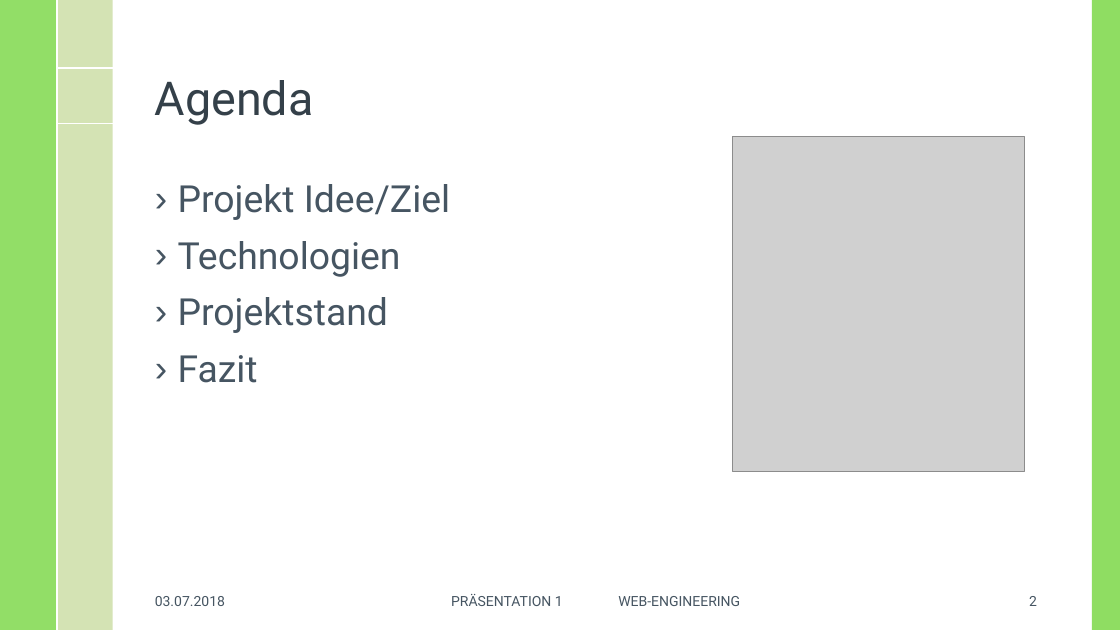
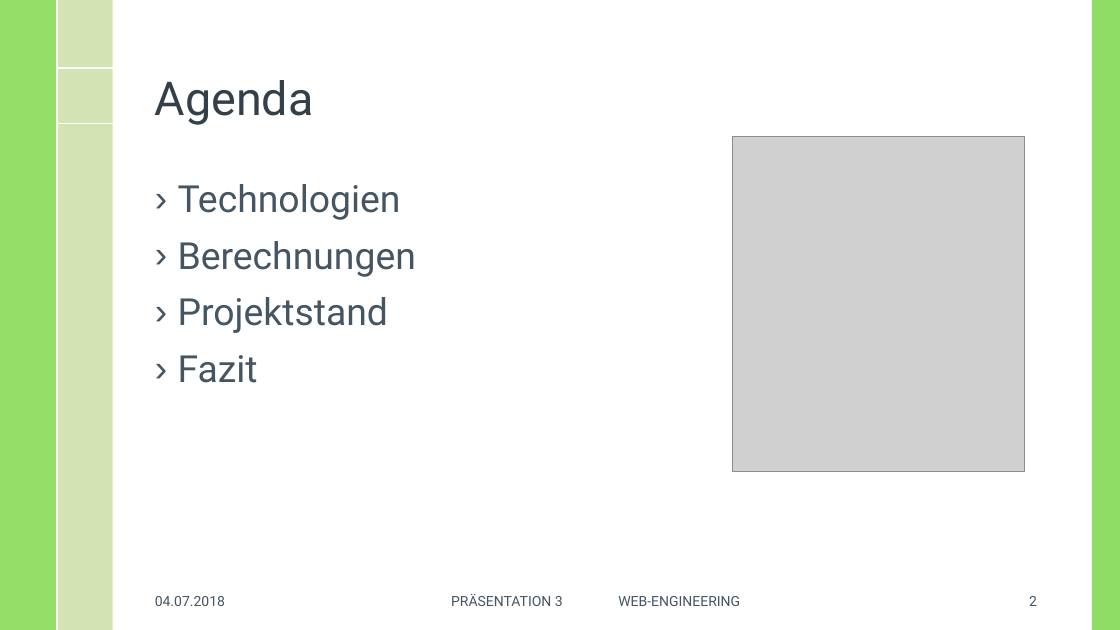
Before and after one commit to MasterInformatikHsBochum/data-app, a slide deck: slide 2 of Praesentation/WE-Präsentation3-06_07_18.pptx. Drawn at 1120x630 pixels with LibreOffice and Linux fonts; fonts in the diff are those of the drawing; grey boxes stand for pictures; background and template pictures are left out. Boxes give left, top, right and bottom in pixels: in the first picture for what was removed or moved away, otherwise in the second. Text is boxed around its words. In the diff, an @@ line names an element or a change of style, - is before the commit and + after.

```diff
--- a/Praesentation/WE-Präsentation3-06_07_18.pptx
+++ b/Praesentation/WE-Präsentation3-06_07_18.pptx
@@ text at (178, 184, 450, 220): paragraph removed @@
-› Projekt Idee/Ziel
@@ text at (178, 241, 416, 277): paragraph added @@
+› Berechnungen
@@ text at (155, 596, 225, 606): text changed @@
-03.07.2018
+04.07.2018
@@ text at (451, 594, 740, 606): text changed @@
-PRÄSENTATION 1 WEB-ENGINEERING
+PRÄSENTATION 3 WEB-ENGINEERING
```
Also in this commit, not shown: 14 other slides changed, 3 slides removed.
